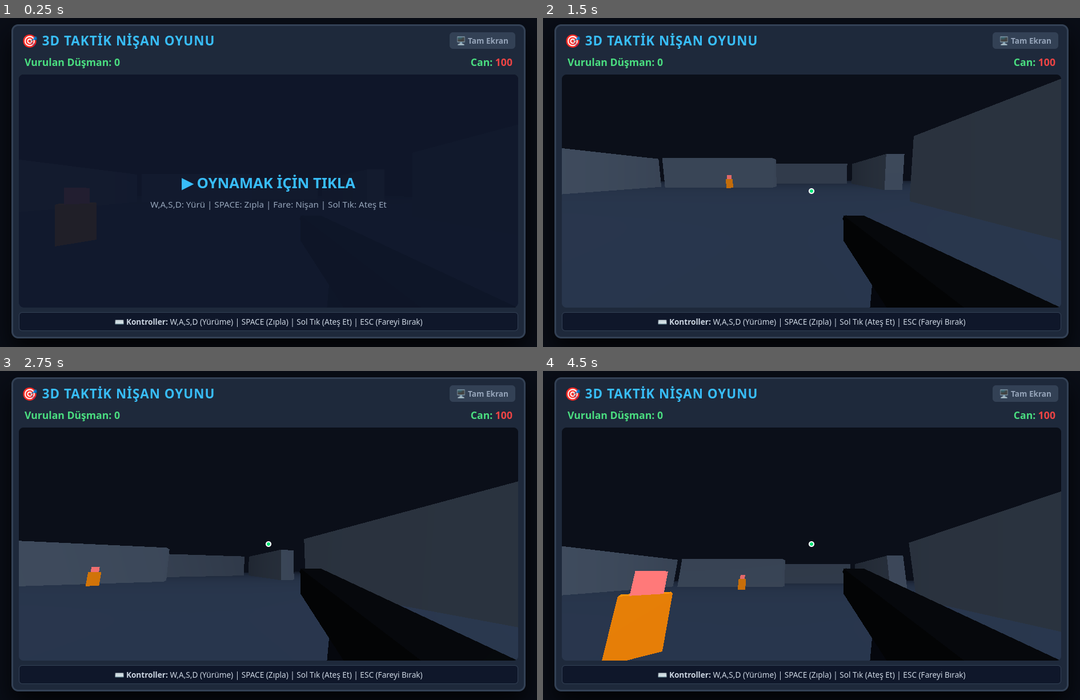
Above: before the commit, frames 1-4 (two rows, left to right).
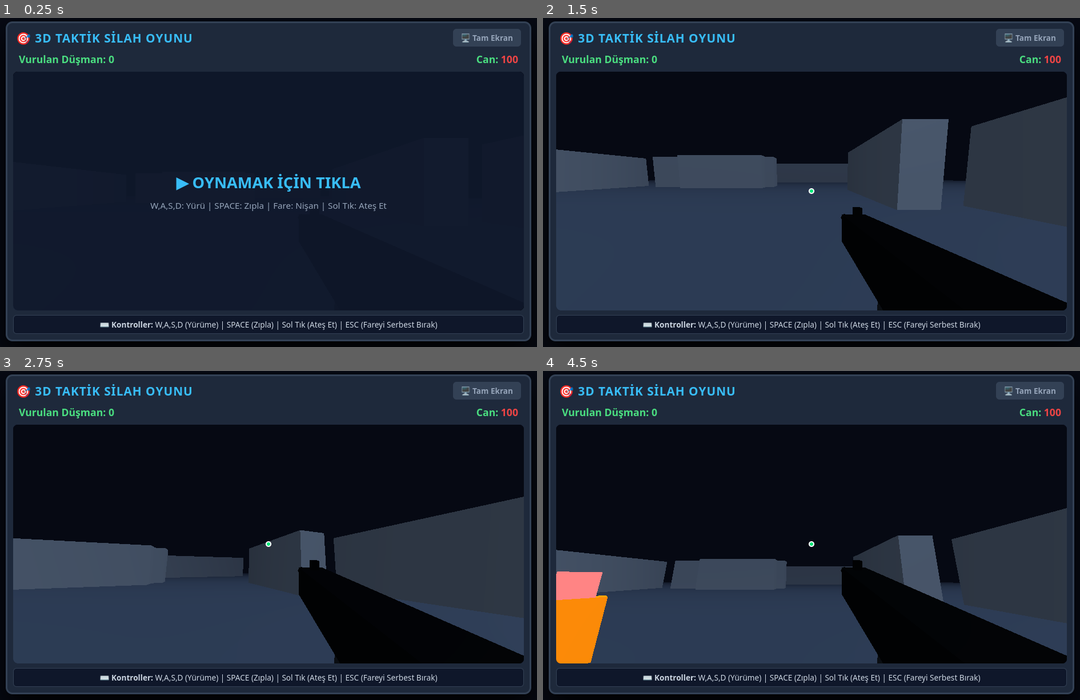
Above: after the commit, the same moments.

Repository: alimuradovsaid6-netizen/super-games.
Game: browser game, page index.html
Same seed, same stepped clock (60 frames per second), same inputs: the game is played once before the commit and once after it.
Inputs (mouse positions are in pixels of both pictures, inside the frame that each line leads up to; where the layout moved, square brackets give the same spot in the first picture):
- Up to frame 1 (0.25 s): no input
- Up to frame 2 (1.5 s): click "▶ OYNAMAK İÇİN TIKLA W,A,S,D:…" at 0.27 s; hold D from 1.03 s (still down); click (811, 215) at 1.07 s
- Up to frame 3 (2.75 s): release D at 1.53 s; hold S 1.58-1.85 s; click (166, 519) at 1.67 s; hold A 1.9-2.47 s; click (370, 509) at 2.27 s; hold W from 2.52 s (still down)
- Up to frame 4 (4.5 s): release W at 2.82 s; click (886, 591) at 2.87 s; hold D 2.87-3.53 s; click (682, 604) [687, 601] at 3.47 s; hold W 3.58-3.82 s; hold A 3.87-4.3 s; click (811, 496) at 4.07 s; hold S from 4.35 s (still down)

The runs differ from the first frame. In frame 1, 9.5% of the frame differs, in the area x 1-99%, y 1-99%; in frame 2, 17%; in frame 3, 15%; in frame 4, 20%.

Commit message:
Update index.html

Diff:
--- a/index.html
+++ b/index.html
@@ -3,26 +3,26 @@
 <head>
     <meta charset="UTF-8">
     <meta name="viewport" content="width=device-width, initial-scale=1.0">
-    <title>3D Taktik Nişan Oyunu</title>
+    <title>3D Taktik Nişan Oyunu - Pro Sürüm</title>
     <script src="https://cdnjs.cloudflare.com/ajax/libs/three.js/r128/three.min.js"></script>
     <style>
         * { box-sizing: border-box; margin: 0; padding: 0; font-family: 'Segoe UI', Tahoma, Geneva, Verdana, sans-serif; user-select: none; }
-        html, body { width: 100%; height: 100%; background: #090d16; color: #f8fafc; overflow: hidden; display: flex; flex-direction: column; align-items: center; justify-content: center; }
-
-        .game-wrapper { position: relative; width: 900px; height: 550px; max-width: 98vw; max-height: 85vh; background: #1e293b; border: 3px solid #334155; border-radius: 12px; padding: 10px; box-shadow: 0 20px 40px rgba(0,0,0,0.8); display: flex; flex-direction: column; align-items: center; }
-
-        #canvasContainer { width: 100%; height: 100%; border-radius: 8px; overflow: hidden; position: relative; }
+        html, body { width: 100%; height: 100%; background: #060913; color: #f8fafc; overflow: hidden; display: flex; flex-direction: column; align-items: center; justify-content: center; }
+
+        .game-wrapper { position: relative; width: 920px; height: 560px; max-width: 100vw; max-height: 100vh; background: #1e293b; border: 3px solid #334155; border-radius: 12px; padding: 10px; box-shadow: 0 25px 50px rgba(0,0,0,0.9); display: flex; flex-direction: column; align-items: center; }
+
+        #canvasContainer { width: 100%; height: 100%; border-radius: 8px; overflow: hidden; position: relative; background: #020617; }
         canvas { display: block; width: 100%; height: 100%; cursor: crosshair; }
 
         .hud { display: flex; justify-content: space-between; width: 100%; padding: 5px 10px; font-size: 1.1rem; font-weight: bold; color: #4ade80; margin-bottom: 5px; }
         .controls-hint { margin-top: 8px; font-size: 0.85rem; color: #cbd5e1; background: #0f172a; padding: 6px 10px; border-radius: 6px; border: 1px solid #334155; width: 100%; text-align: center; }
 
         .crosshair { position: absolute; top: 50%; left: 50%; width: 10px; height: 10px; background: rgba(0, 255, 128, 0.9); border-radius: 50%; transform: translate(-50%, -50%); pointer-events: none; border: 2px solid #fff; display: none; z-index: 5; }
-        .click-to-play { position: absolute; top: 0; left: 0; width: 100%; height: 100%; background: rgba(15, 23, 42, 0.92); color: #38bdf8; display: flex; flex-direction: column; justify-content: center; align-items: center; font-size: 1.6rem; font-weight: bold; cursor: pointer; …(70 unchanged characters)…
+        .click-to-play { position: absolute; top: 0; left: 0; width: 100%; height: 100%; background: rgba(15, 23, 42, 0.94); color: #38bdf8; display: flex; flex-direction: column; justify-content: center; align-items: center; font-size: 1.7rem; font-weight: bold; cursor: pointer; …(70 unchanged characters)…
 
         .top-bar { display: flex; justify-content: space-between; width: 100%; align-items: center; margin-bottom: 5px; padding: 0 5px; }
-        h1 { color: #38bdf8; font-size: 1.4rem; text-transform: uppercase; letter-spacing: 1px; }
-        .btn-fullscreen { background: #334155; border: none; color: #94a3b8; padding: 5px 12px; border-radius: 6px; cursor: pointer; font-weight: bold; transition: 0.2s; font-size: 0.85rem; }
+        h1 { color: #38bdf8; font-size: 1.3rem; text-transform: uppercase; letter-spacing: 1px; }
+        .btn-fullscreen { background: #334155; border: none; color: #94a3b8; padding: 6px 14px; border-radius: 6px; cursor: pointer; font-weight: bold; transition: 0.2s; font-size: 0.85rem; }
         .btn-fullscreen:hover { background: #475569; color: #fff; }
     </style>
 </head>
@@ -30,7 +30,7 @@
 
     <div class="game-wrapper" id="gameWrapper">
         <div class="top-bar">
-            <h1>🎯 3D TAKTİK NİŞAN OYUNU</h1>
+            <h1>🎯 3D TAKTİK SİLAH OYUNU</h1>
             <button class="btn-fullscreen" onclick="toggleFullscreen()">🖥️ Tam Ekran</button>
         </div>
 
@@ -42,14 +42,14 @@
         <div id="canvasContainer">
             <div id="gameOverlay" class="click-to-play" onclick="startGame()">
                 ▶ OYNAMAK İÇİN TIKLA
-                <span style="font-size:0.95rem; color:#94a3b8; margin-top:10px; font-weight:normal;">
+                <span style="font-size:0.95rem; color:#94a3b8; margin-top:12px; font-weight:normal;">
                     W,A,S,D: Yürü | SPACE: Zıpla | Fare: Nişan | Sol Tık: Ateş Et
                 </span>
             </div>
             <div class="crosshair" id="gameCrosshair"></div>
         </div>
 
-        <div class="controls-hint">⌨️ <b>Kontroller:</b> W,A,S,D (Yürüme) | SPACE (Zıpla) | Sol Tık (Ateş Et) | ESC (Fareyi Bırak)</div>
+        <div class="controls-hint">⌨️ <b>Kontroller:</b> W,A,S,D (Yürüme) | SPACE (Zıpla) | Sol Tık (Ateş Et) | ESC (Fareyi Serbest Bırak)</div>
     </div>
 
     <script>
@@ -65,8 +65,8 @@
 
         function initGame() {
             scene = new THREE.Scene();
-            scene.background = new THREE.Color(0x0b0f19);
-            scene.fog = new THREE.FogExp2(0x0b0f19, 0.02);
+            scene.background = new THREE.Color(0x060913);
+            scene.fog = new THREE.FogExp2(0x060913, 0.022);
 
             camera = new THREE.PerspectiveCamera(75, container.clientWidth / container.clientHeight, 0.1, 1000);
             camera.position.set(0, 1.6, 12);
@@ -77,25 +77,26 @@
             container.appendChild(renderer.domElement);
 
             // Işıklandırma
-            const ambientLight = new THREE.AmbientLight(0xffffff, 0.6);
+            const ambientLight = new THREE.AmbientLight(0xffffff, 0.65);
             scene.add(ambientLight);
-            const dirLight = new THREE.DirectionalLight(0xffffff, 0.8);
+            const dirLight = new THREE.DirectionalLight(0xffffff, 0.9);
             dirLight.position.set(20, 40, 20);
             scene.add(dirLight);
 
             // Zemin
-            const floorGeo = new THREE.PlaneGeometry(80, 80);
-            const floorMat = new THREE.MeshStandardMaterial({ color: 0x1e293b, roughness: 0.9 });
+            const floorGeo = new THREE.PlaneGeometry(90, 90);
+            const floorMat = new THREE.MeshStandardMaterial({ color: 0x1e293b, roughness: 0.8 });
             const floor = new THREE.Mesh(floorGeo, floorMat);
             floor.rotation.x = -Math.PI / 2;
             scene.add(floor);
 
-            // Labirent Duvarları (Çarpışma Engelleri)
+            // Çarpışmalı Duvarlar (Labirent Engelleri)
             const wallMat = new THREE.MeshStandardMaterial({ color: 0x475569, roughness: 0.4 });
             const wallPositions = [
-                {x: -10, z: -10, w: 15, d: 2}, {x: 10, z: 10, w: 2, d: 15},
-                {x: -15, z: 10, w: 12, d: 2}, {x: 12, z: -12, w: 2, d: 14},
-                {x: 0, z: -20, w: 20, d: 2},  {x: -20, z: 0, w: 2, d: 20}
+                {x: -10, z: -10, w: 16, d: 2}, {x: 12, z: 12, w: 2, d: 16},
+                {x: -16, z: 12, w: 14, d: 2}, {x: 14, z: -14, w: 2, d: 15},
+                {x: 0, z: -22, w: 22, d: 2},  {x: -22, z: 0, w: 2, d: 22},
+                {x: 8, z: 0, w: 2, d: 10},     {x: -8, z: -8, w: 10, d: 2}
             ];
 
             wallPositions.forEach(pos => {
@@ -106,33 +107,46 @@
                 walls.push(wall);
             });
 
-            // GÖRÜNÜR 3D SİLAH VE ŞARJÖR MODELİ
+            // --- DETAYLI 3D SİLAH VE GÖRÜNÜR MAĞAZA (ŞARJÖR) + İÇİNDEKİ MÜHİMMAT ---
             gunGroup = new THREE.Group();
-            const gunMat = new THREE.MeshStandardMaterial({ color: 0x1e293b, metalness: 0.85, roughness: 0.2 });
-
-            // Tüfek Gövdesi
-            const bodyMesh = new THREE.Mesh(new THREE.BoxGeometry(0.12, 0.15, 0.8), gunMat);
+            const gunMat = new THREE.MeshStandardMaterial({ color: 0x111827, metalness: 0.9, roughness: 0.15 });
+
+            // Silah Gövdesi
+            const bodyMesh = new THREE.Mesh(new THREE.BoxGeometry(0.14, 0.16, 0.85), gunMat);
             bodyMesh.position.set(0.25, -0.22, -0.5);
             gunGroup.add(bodyMesh);
 
-            // Tüfek Namlusu
-            const barrelMesh = new THREE.Mesh(new THREE.CylinderGeometry(0.025, 0.025, 0.4), gunMat);
+            // Namlu
+            const barrelMesh = new THREE.Mesh(new THREE.CylinderGeometry(0.028, 0.028, 0.45), gunMat);
             barrelMesh.rotation.x = Math.PI / 2;
-            barrelMesh.position.set(0.25, -0.20, -0.9);
+            barrelMesh.position.set(0.25, -0.20, -0.95);
             gunGroup.add(barrelMesh);
 
-            // ŞARJÖR (Obyom / Magazin) - Belirgin olarak aşağı sarkıyor
-            const magMat = new THREE.MeshStandardMaterial({ color: 0x0f172a, metalness: 0.5 });
-            const magazine = new THREE.Mesh(new THREE.BoxGeometry(0.09, 0.25, 0.15), magMat);
-            magazine.position.set(0.25, -0.38, -0.45);
-            magazine.rotation.x = 0.2; // Hafif açılı
+            // BELİRGİN ŞARJÖR (MAĞAZA)
+            const magMat = new THREE.MeshStandardMaterial({ color: 0x334155, metalness: 0.7, roughness: 0.3 });
+            const magazine = new THREE.Mesh(new THREE.BoxGeometry(0.08, 0.3, 0.16), magMat);
+            magazine.position.set(0.25, -0.40, -0.42);
+            magazine.rotation.x = 0.15;
             gunGroup.add(magazine);
+
+            // ŞARJÖRÜN İÇİNDEKİ GÖRÜNÜR KURŞUNLAR (PUL/MERMİ UÇLARI)
+            const bulletMat = new THREE.MeshStandardMaterial({ color: 0xfacc15, metalness: 0.9, roughness: 0.1 }); // Altın sarısı mermiler
+            for(let i = 0; i < 3; i++) {
+                const bulletTip = new THREE.Mesh(new THREE.BoxGeometry(0.06, 0.04, 0.04), bulletMat);
+                bulletTip.position.set(0.25, -0.27 - (i * 0.07), -0.38);
+                gunGroup.add(bulletTip);
+            }
+
+            // Arpacık / Nişangah
+            const sightMesh = new THREE.Mesh(new THREE.BoxGeometry(0.04, 0.06, 0.04), gunMat);
+            sightMesh.position.set(0.25, -0.12, -0.85);
+            gunGroup.add(sightMesh);
 
             camera.add(gunGroup);
             scene.add(camera);
 
             // Botları Oluştur
-            for (let i = 0; i < 6; i++) {
+            for (let i = 0; i < 7; i++) {
                 spawnBot();
             }
 
@@ -180,7 +194,7 @@
             if (e.code === 'KeyA') moveLeft = true;
             if (e.code === 'KeyD') moveRight = true;
             if (e.code === 'Space' && canJump) {
-                velocityY = 0.14;
+                velocityY = 0.15;
                 canJump = false;
             }
         }
@@ -207,7 +221,16 @@
             head.position.y = 1.45;
             botGroup.add(head);
 
-            botGroup.position.set((Math.random() - 0.5) * 50, 0, (Math.random() - 0.5) * 50);
+            // Rastgele konum (duvarların içine doğmasın diye basit döngü)
+            let posX, posZ, safe = false;
+            while(!safe) {
+                posX = (Math.random() - 0.5) * 60;
+                posZ = (Math.random() - 0.5) * 60;
+                const testPos = new THREE.Vector3(posX, 1.6, posZ);
+                if (!checkCollision(testPos)) safe = true;
+            }
+
+            botGroup.position.set(posX, 0, posZ);
             scene.add(botGroup);
             bots.push(botGroup);
         }
@@ -224,9 +247,9 @@
         function shootGun() {
             if (document.pointerLockElement !== renderer.domElement) return;
 
-            // Ateş Tepme Efekti
+            // Ateş Etme Geri Tepme Efekti
             gunGroup.position.z += 0.08;
-            setTimeout(() => gunGroup.position.z -= 0.08, 80);
+            setTimeout(() => gunGroup.position.z -= 0.08, 70);
 
             raycaster.setFromCamera(mouse, camera);
             const botMeshes = bots.map(b => b.children[0]);
@@ -263,7 +286,7 @@
         function animate() {
             requestAnimationFrame(animate);
 
-            const speed = 0.1;
+            const speed = 0.11;
             let dir = new THREE.Vector3();
             camera.getWorldDirection(dir);
             dir.y = 0;
@@ -277,12 +300,13 @@
             if (moveRight) nextPos.addScaledVector(sideDir, speed);
             if (moveLeft) nextPos.addScaledVector(sideDir, -speed);
 
+            // Duvar Çarpışma Kontrolü (İçinden geçemez)
             if (!checkCollision(nextPos)) {
                 camera.position.x = nextPos.x;
                 camera.position.z = nextPos.z;
             }
 
-            // Yerçekimi ve Zıplama
+            // Yerçekimi ve Zıplama (Space)
             velocityY -= 0.007;
             camera.position.y += velocityY;
             if (camera.position.y <= 1.6) {
@@ -291,19 +315,37 @@
                 canJump = true;
             }
 
-            camera.position.x = Math.max(-38, Math.min(38, camera.position.x));
-            camera.position.z = Math.max(-38, Math.min(38, camera.position.z));
-
-            // Botların hareketi
+            // Harita Sınırları
+            camera.position.x = Math.max(-42, Math.min(42, camera.position.x));
+            camera.position.z = Math.max(-42, Math.min(42, camera.position.z));
+
+            // Botların Hareketi ve Oyuncuyu Takibi
             bots.forEach(bot => {
                 const bDir = new THREE.Vector3().subVectors(camera.position, bot.position);
                 bDir.y = 0;
                 bDir.normalize();
-                bot.position.addScaledVector(bDir, 0.02);
+
+                let nextBotPos = bot.position.clone().addScaledVector(bDir, 0.02);
+
+                // Botların da duvar içinden geçmesini engelle
+                const botBox = new THREE.Box3().setFromCenterAndSize(nextBotPos.clone().setY(1), new THREE.Vector3(0.8, 1.5, 0.8));
+                let botCollides = false;
+                for (let wall of walls) {
+                    if (botBox.intersectsBox(new THREE.Box3().setFromObject(wall))) {
+                        botCollides = true;
+                        break;
+                    }
+                }
+
+                if (!botCollides) {
+                    bot.position.copy(nextBotPos);
+                }
+
                 bot.lookAt(camera.position.x, bot.position.y, camera.position.z);
 
-                if (bot.position.distanceTo(camera.position) < 1.5) {
-                    health -= 0.25;
+                // Oyuncuya Hasar Verme
+                if (bot.position.distanceTo(camera.position) < 1.4) {
+                    health -= 0.3;
                     document.getElementById('health').innerText = Math.max(0, Math.floor(health));
                     if (health <= 0) {
                         alert('Oyun Bitti! Toplam Skorun: ' + score);
